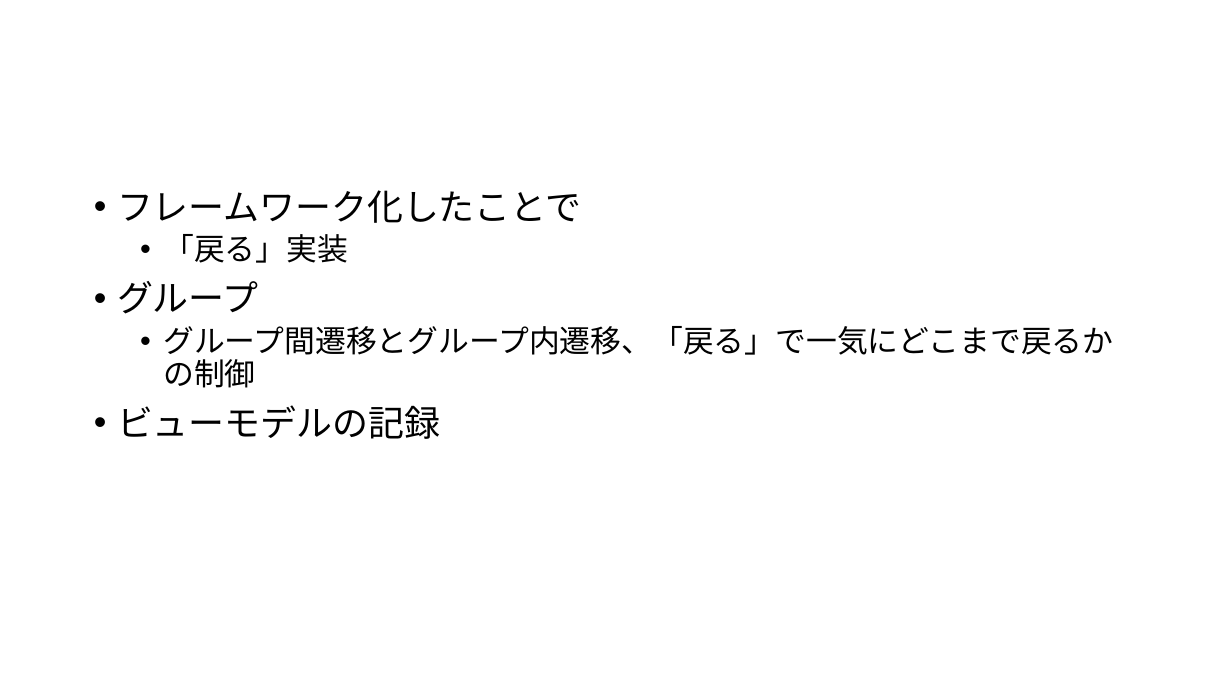
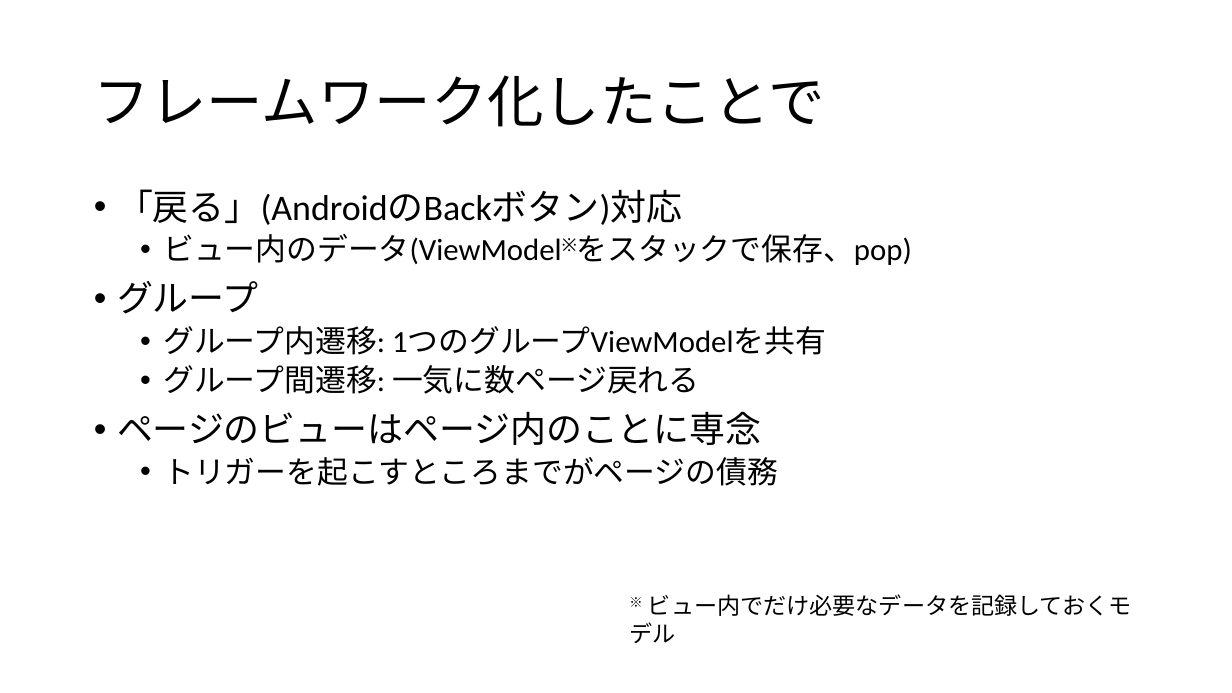
Before and after one commit to ppcuni/UnityCsharp20150321, a slide deck: slide 39 of doc/自社フレームワーク.pptx (slide 37 before the commit). Drawn at 1232x693 pixels with LibreOffice and Linux fonts; fonts in the diff are those of the drawing. Boxes give left, top, right and bottom in pixels: in the first picture for what was removed or moved away, otherwise in the second. Text is boxed around its words. In the diff, an @@ line names an element or a change of style, - is before the commit and + after.

```diff
--- a/doc/自社フレームワーク.pptx
+++ b/doc/自社フレームワーク.pptx
@@ title added at [94,75,825,127], 44 pt, text #000000 @@
+フレームワーク化したことで
@@ text at [117,189,912,265]: text changed; size 28 to 24 pt @@
-• フレームワーク化したことで
-  • 「戻る」実装
+• 「戻る」(AndroidのBackボタン)対応
+  • ビュー内のデータ(ViewModel※をスタックで保存、pop)
@@ text at [117,326,826,486]: text changed @@
-  • グループ間遷移とグループ内遷移、「戻る」で一気にどこまで戻るかの制御
-• ビューモデルの記録
+  • グループ内遷移: 1つのグループViewModelを共有
+  • グループ間遷移: 一気に数ページ戻れる
+• ページのビューはページ内のことに専念
+  • トリガーを起こすところまでがページの債務
@@ text added at [648,594,1132,616], 18 pt, text #000000 @@
+※ ビュー内でだけ必要なデータを記録しておくモデル
```
Also in this commit, not shown: 3 other slides changed, 6 slides added, 2 slides removed.
